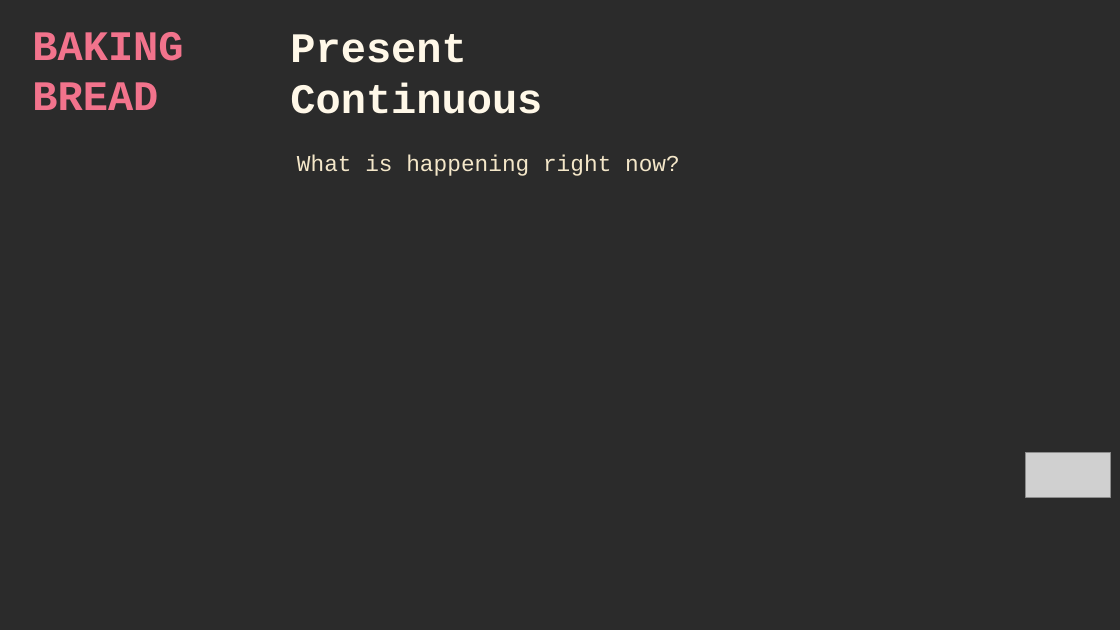
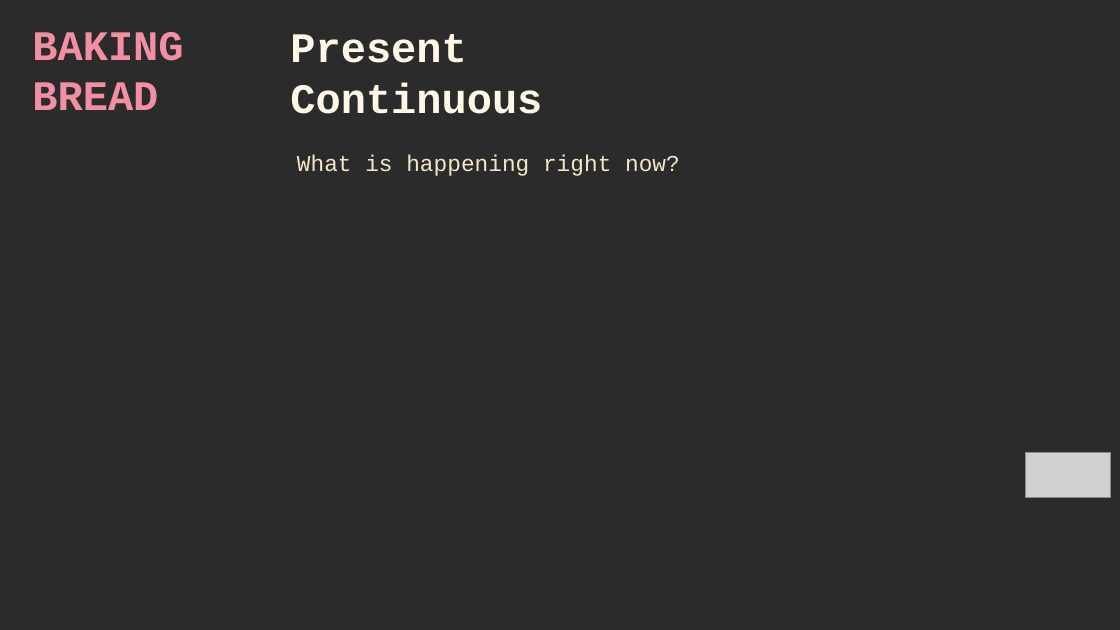
Before and after one commit to Inneski/forbes-english, a slide deck: slide 1 of breaking-bad-present-continuous.pptx. Drawn at 1120x630 pixels with LibreOffice and Linux fonts; fonts in the diff are those of the drawing; grey boxes stand for pictures; background and template pictures are left out; a plain dark background stands for a picture behind light text. Boxes give left, top, right and bottom in pixels: in the first picture for what was removed or moved away, otherwise in the second. Text is boxed around its words. In the diff, an @@ line names an element or a change of style, - is before the commit and + after.

```diff
--- a/breaking-bad-present-continuous.pptx
+++ b/breaking-bad-present-continuous.pptx
@@ text "BAKING BREAD" at (32, 32, 183, 110): text colour #F2738C to #F28FA3 @@
```
Also in this commit, not shown: 4 other slides changed, 5 other files.
